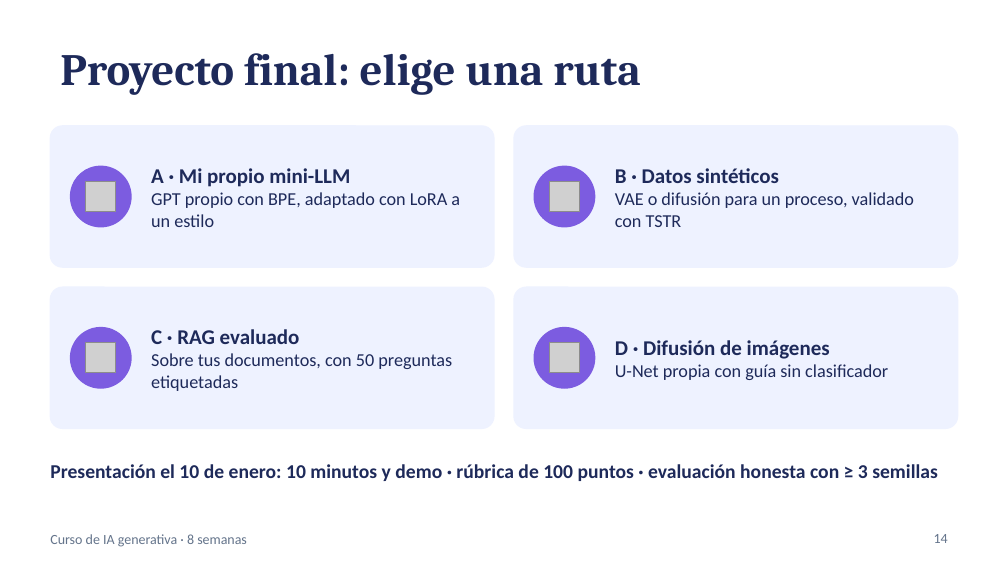
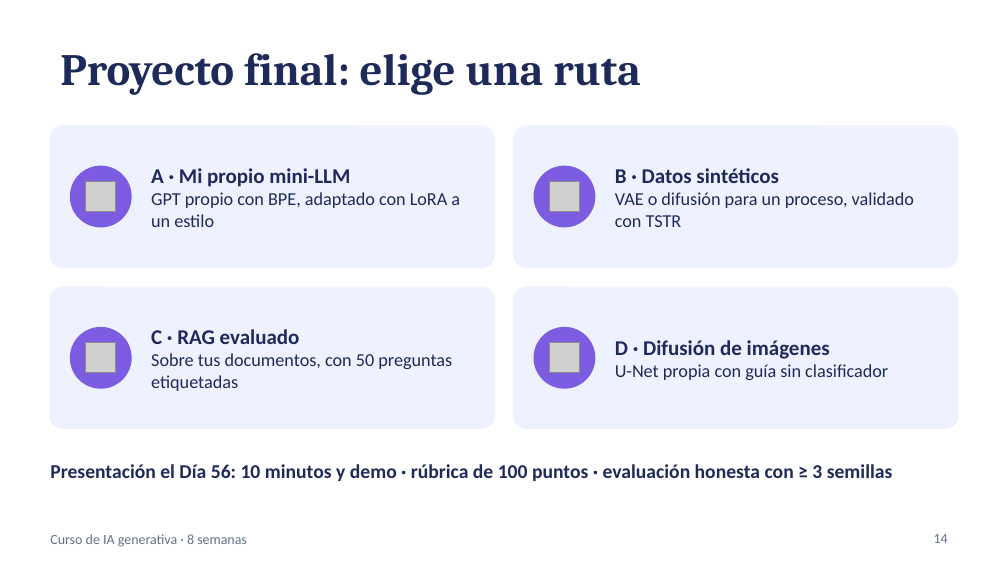
Before and after one commit to FX010/curso-ia-generativa, a slide deck: slide 14 of presentacion/Curso-IA-Generativa-8-semanas.pptx. Drawn at 1008x567 pixels with LibreOffice and Linux fonts; fonts in the diff are those of the drawing; grey boxes stand for pictures. Boxes give left, top, right and bottom in pixels: in the first picture for what was removed or moved away, otherwise in the second. Text is boxed around its words. In the diff, an @@ line names an element or a change of style, - is before the commit and + after.

```diff
--- a/presentacion/Curso-IA-Generativa-8-semanas.pptx
+++ b/presentacion/Curso-IA-Generativa-8-semanas.pptx
@@ text at (50, 464, 893, 481): text changed @@
-Presentación el 10 de enero: 10 minutos y demo · rúbrica de 100 puntos · evaluación honesta con ≥ 3 semillas
+Presentación el Día 56: 10 minutos y demo · rúbrica de 100 puntos · evaluación honesta con ≥ 3 semillas
```
Also in this commit, not shown: 4 other slides changed, 11 other files.
